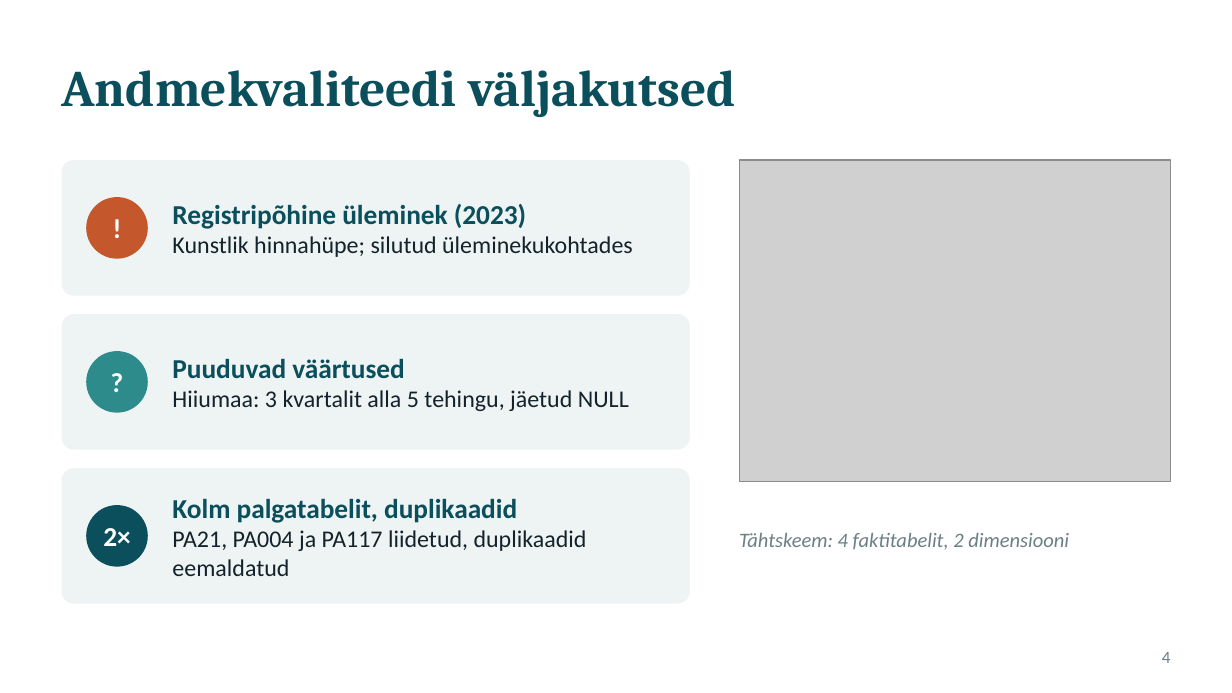
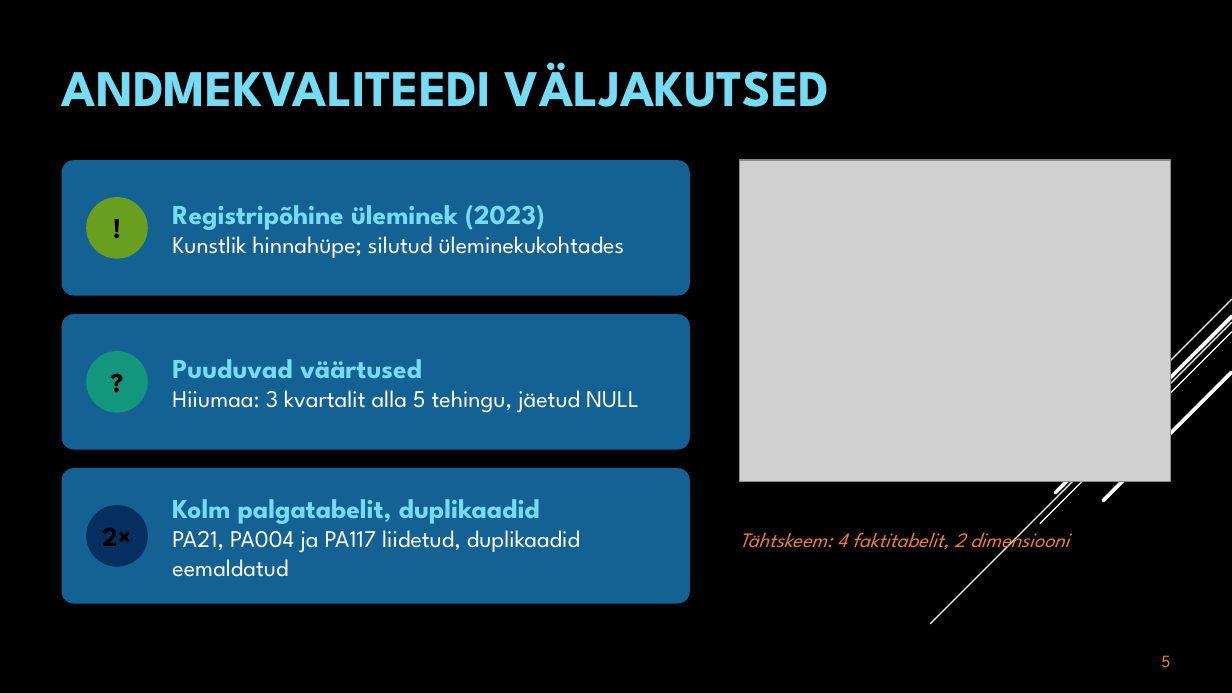
Before and after one commit to kaidisoiela/Grupitoo_kinnisvara, a slide deck: slide 5 of Eesti_kinnisvaraturu_ja_ostujõu_analüüs_esitlus.pptx (slide 4 before the commit). Drawn at 1232x693 pixels with LibreOffice and Linux fonts; fonts in the diff are those of the drawing; grey boxes stand for pictures. Boxes give left, top, right and bottom in pixels: in the first picture for what was removed or moved away, otherwise in the second. Text is boxed around its words. In the diff, an @@ line names an element or a change of style, - is before the commit and + after.

```diff
--- a/Eesti_kinnisvaraturu_ja_ostujõu_analüüs_esitlus.pptx
+++ b/Eesti_kinnisvaraturu_ja_ostujõu_analüüs_esitlus.pptx
@@ background #FFFFFF to #000000 @@
@@ title at [62,62,830,107]: text changed; font Cambria to League Spartan; text colour #0B4F5C to #76DBF4 @@
-Andmekvaliteedi väljakutsed
+ANDMEKVALITEEDI VÄLJAKUTSED
@@ text "Registripõhine üleminek (2023)" at [172,205,625,258]: font Calibri to League Spartan; text colour #0B4F5C to #76DBF4 in "Registripõhine üleminek (2023)"; text colour #14232B to #FFFFFF in "Kunstlik hinnahüpe; silutud üleminekukohtades" @@
@@ ellipse at [86,197,148,259]: fill #C4572B to #6A9E1F @@
@@ text "Puuduvad väärtused" at [172,359,639,413]: font Calibri to League Spartan; text colour #0B4F5C to #76DBF4 in "Puuduvad väärtused"; text colour #14232B to #FFFFFF in "Hiiumaa: 3 kvartalit alla 5 tehingu, jäetud ..." @@
@@ font Calibri to League Spartan, text colour #FFFFFF to #000000 in 3 elements at [102,528,132,546], [86,197,148,259], [86,351,148,413] @@
@@ ellipse at [86,351,148,413]: fill #2E8B8B to #14967C @@
@@ group added at [930,299,1232,623]: 5 lines @@
@@ fill #EEF3F4 to #146194 in 3 elements at [62,160,690,296], [62,314,690,450], [62,468,690,604] @@
@@ text "Kolm palgatabelit, duplikaadid" at [172,499,580,577]: font Calibri to League Spartan; text colour #0B4F5C to #76DBF4 in "Kolm palgatabelit, duplikaadid"; text colour #14232B to #FFFFFF in "PA21, PA004 ja PA117 liidetud, duplikaadid eemaldatud" @@
@@ ellipse at [86,505,148,567]: fill #0B4F5C to #052F61 @@
@@ text "Tähtskeem: 4 faktitabelit, 2 dimensiooni" at [739,525,1069,553]: font Calibri to League Spartan, text colour #6B7F86 to #E87D37 @@
@@ page number at [1161,655,1170,667]: vertical alignment top to bottom @@
@@ page number at [1161,655,1170,667]: text changed; font Calibri to League Spartan; text colour #6B7F86 to #E87D37 @@
-4
+5
```
Also in this commit, not shown: 6 other slides changed, 1 slide added, 2 slides removed.
